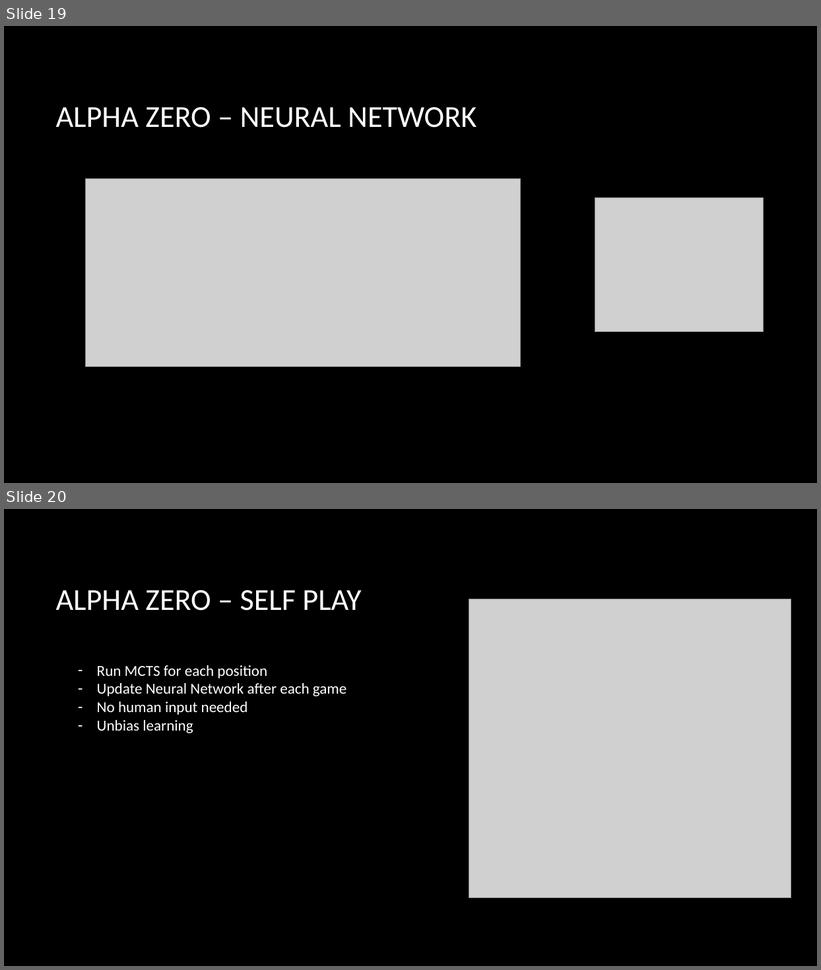
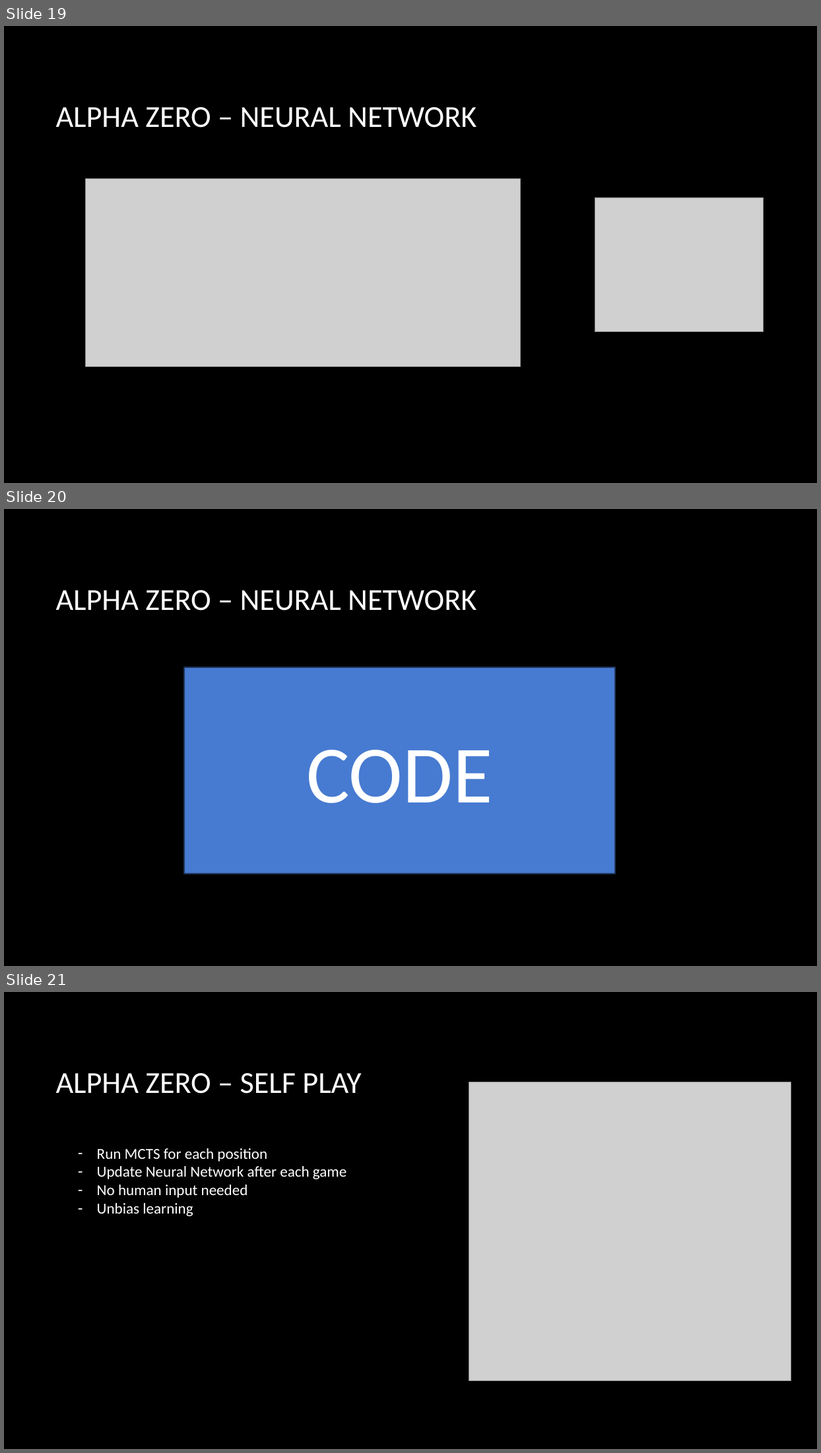
Before and after one commit to 1Preusse/ReinforcementLearningUPV, a slide deck: presentation/ChessEngines.pptx. Shown one above the other, each under a label of ours: slides 19 and 20 before the commit, slides 19, 20 and 21 after it. The pictures are 821x970 and 821x1453 pixels, drawn with LibreOffice and Linux fonts; fonts in the diff are those of the drawing; grey boxes stand for pictures; background and template pictures are left out. Boxes give left, top, right and bottom in pixels: in the first picture for what was removed or moved away, otherwise in the second. Text is boxed around its words. In the diff, an @@ line names an element or a change of style, - is before the commit and + after.

```diff
--- a/presentation/ChessEngines.pptx
+++ b/presentation/ChessEngines.pptx
@@ slide 20 added at box(4, 509, 817, 966), background picture (left out) @@
@@ title added at box(56, 590, 477, 611), 36 pt, text #FFFFFF @@
+ALPHA ZERO – NEURAL NETWORK
@@ rectangle added at box(184, 667, 615, 875), fill #477BD1, outline #1F365C 1.5 pt, 96 pt, text #FFFFFF @@
+CODE
@@ what was slide 20 is now slide 21 @@
```
Also in this commit, not shown: 3 other files.
